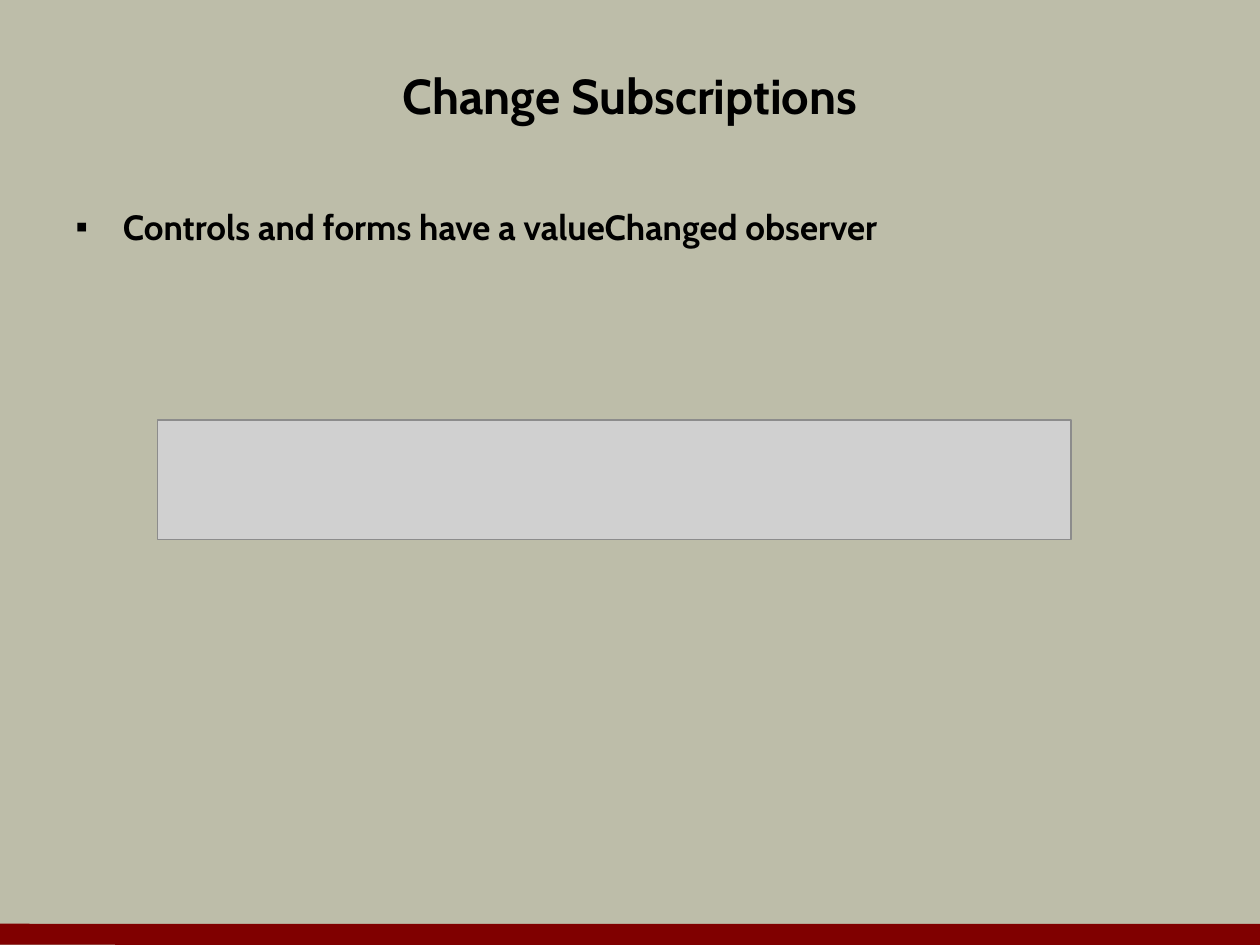
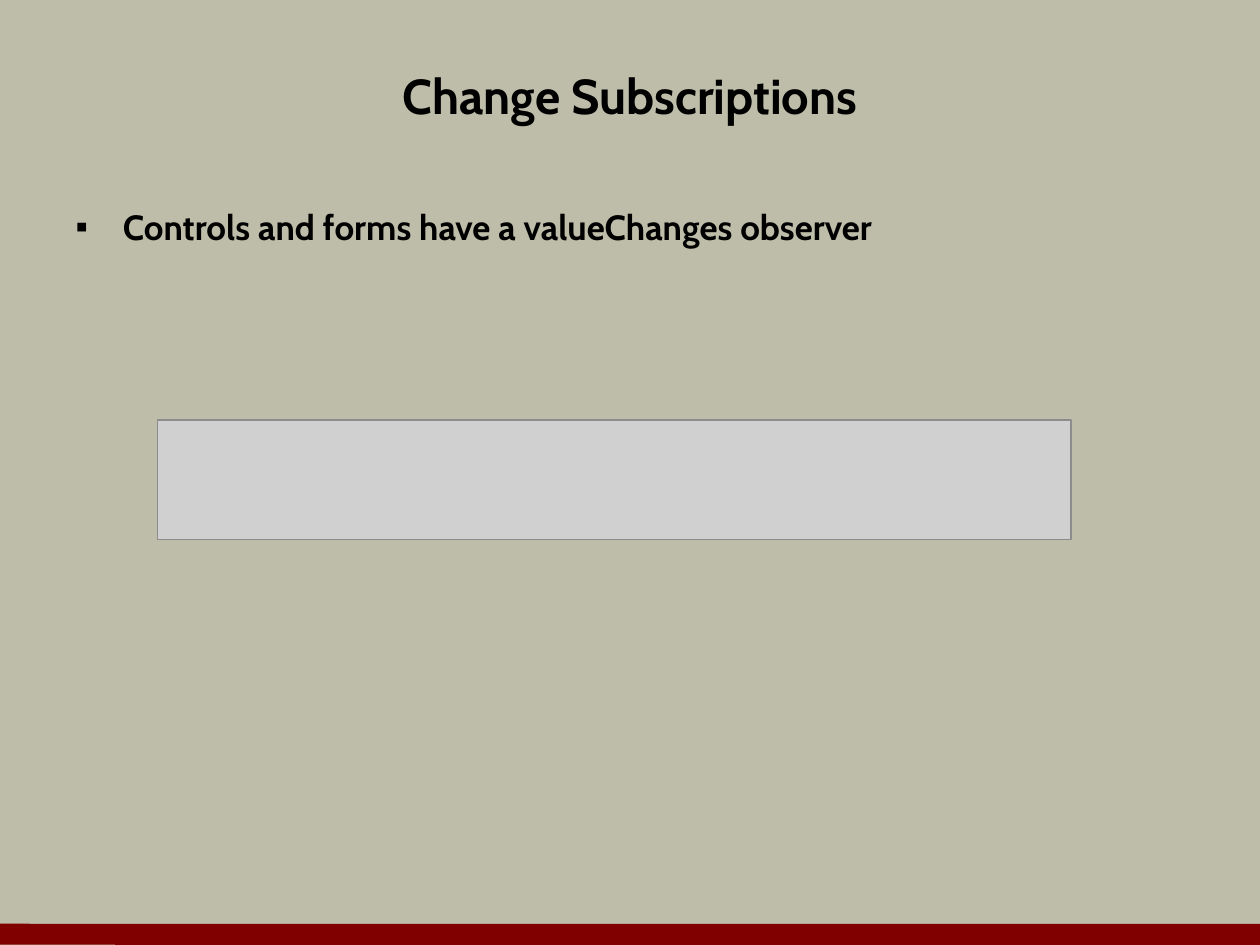
Before and after one commit to OdeToCode/classes, a slide deck: slide 13 of angular2/slides/06_forms.pptx (slide 14 before the commit). Drawn at 1260x945 pixels with LibreOffice and Linux fonts; fonts in the diff are those of the drawing; grey boxes stand for pictures; background and template pictures are left out. Boxes give left, top, right and bottom in pixels: in the first picture for what was removed or moved away, otherwise in the second. Text is boxed around its words. In the diff, an @@ line names an element or a change of style, - is before the commit and + after.

Commit message:
finished forms

```diff
--- a/angular2/slides/06_forms.pptx
+++ b/angular2/slides/06_forms.pptx
@@ text at [123, 213, 872, 249]: text changed @@
-▪ Controls and forms have a valueChanged observer
+▪ Controls and forms have a valueChanges observer
```
Also in this commit, not shown: 2 other slides changed, 7 slides added, 9 slides removed.
